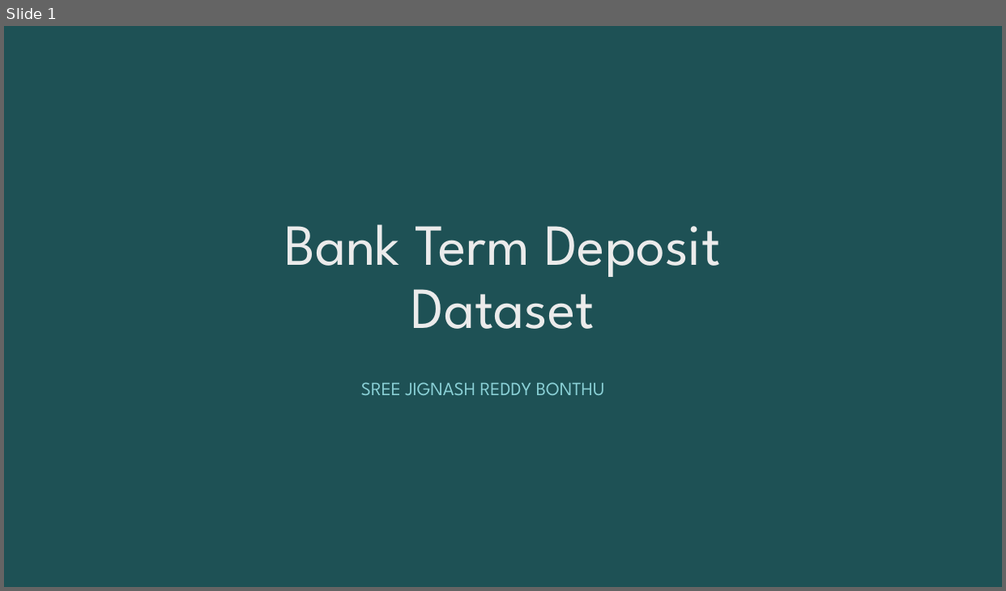
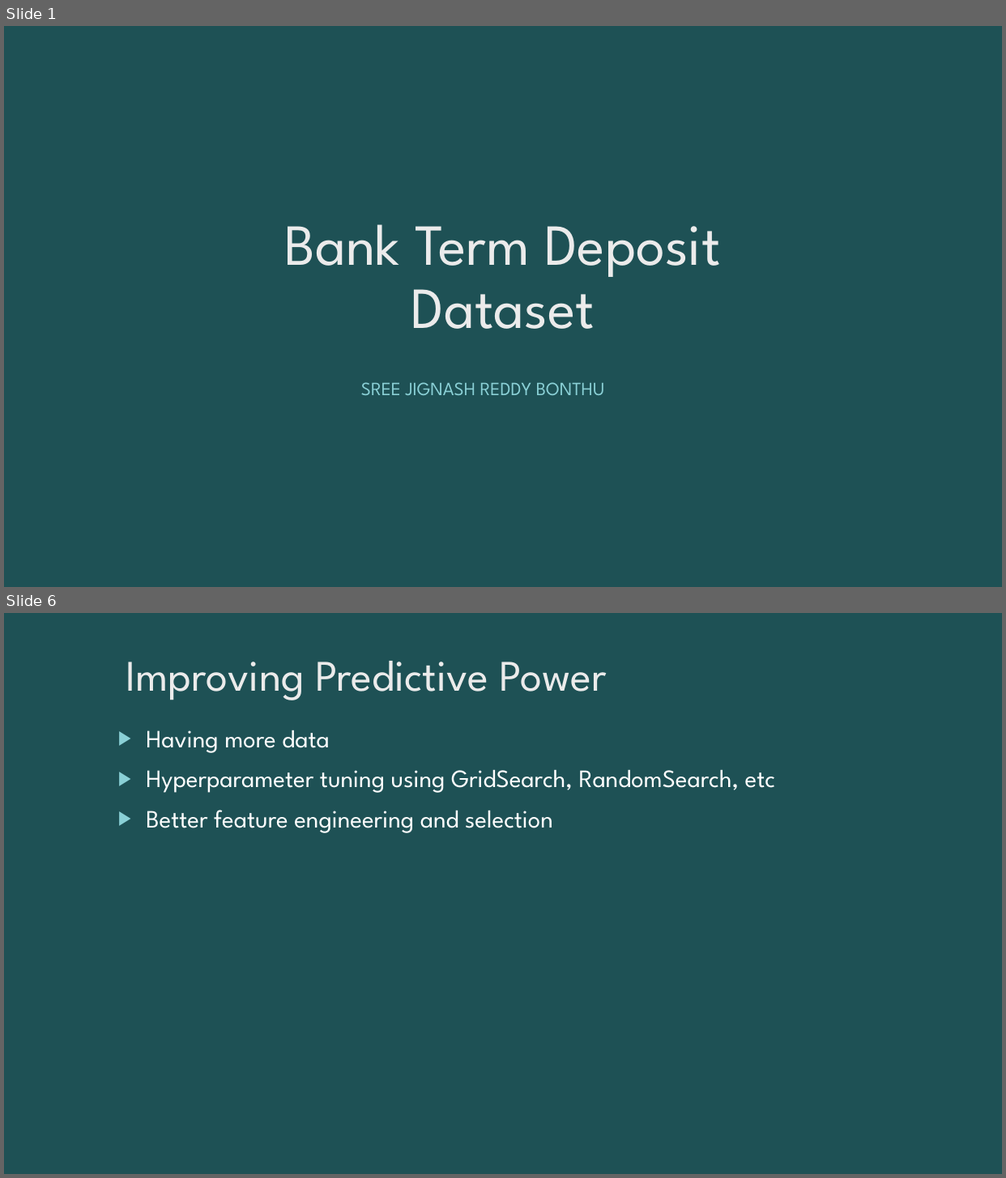
Before and after one commit to syncfailed/PredictiveAnalyticsProject, a slide deck: Predictive Analytics.pptx. Shown one above the other, each under a label of ours: slide 1 before the commit, slides 1 and 6 after it; the slides between them are not shown. The pictures are 1006x591 and 1006x1178 pixels, drawn with LibreOffice and Linux fonts; fonts in the diff are those of the drawing. Boxes give left, top, right and bottom in pixels: in the first picture for what was removed or moved away, otherwise in the second. Text is boxed around its words. In the diff, an @@ line names an element or a change of style, - is before the commit and + after.

```diff
--- a/Predictive Analytics.pptx
+++ b/Predictive Analytics.pptx
@@ slide 6 added at <box>4,613,1002,1174</box>, background #1E5155 @@
@@ title added at <box>126,661,607,700</box>, 42 pt, text #EBEBEB @@
+Improving Predictive Power
@@ text added at <box>146,730,775,833</box>, 24 pt, text #FFFFFF @@
+▶ Having more data
+▶ Hyperparameter tuning using GridSearch, RandomSearch, etc
+▶ Better feature engineering and selection
```
Also in this commit, not shown: 1 slide changed, 3 other slides added, 2 slides removed, 4 other files.
